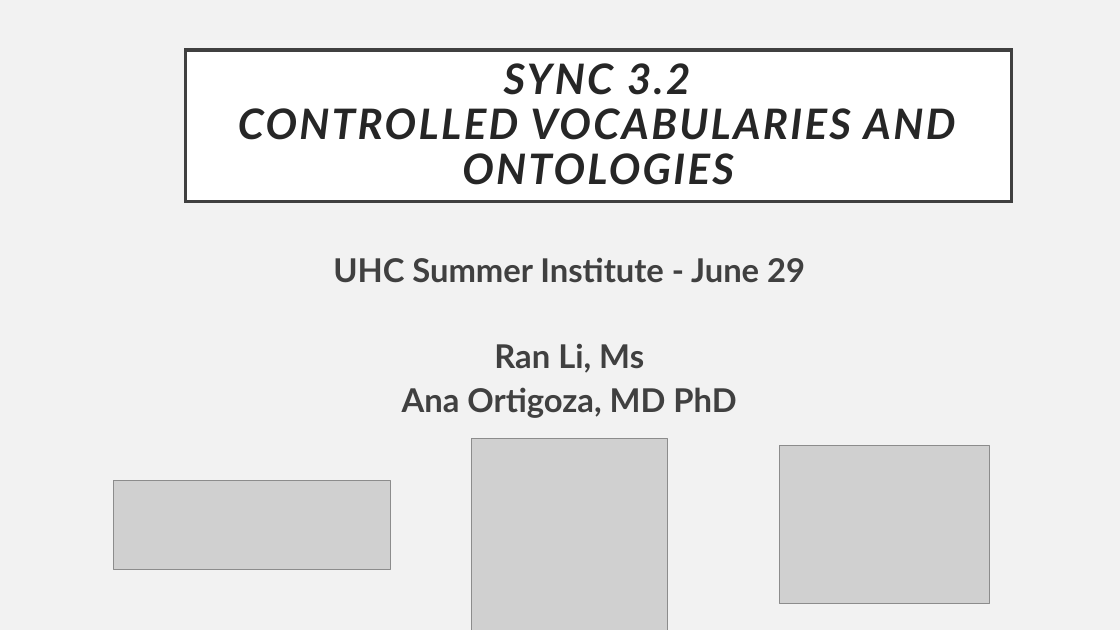
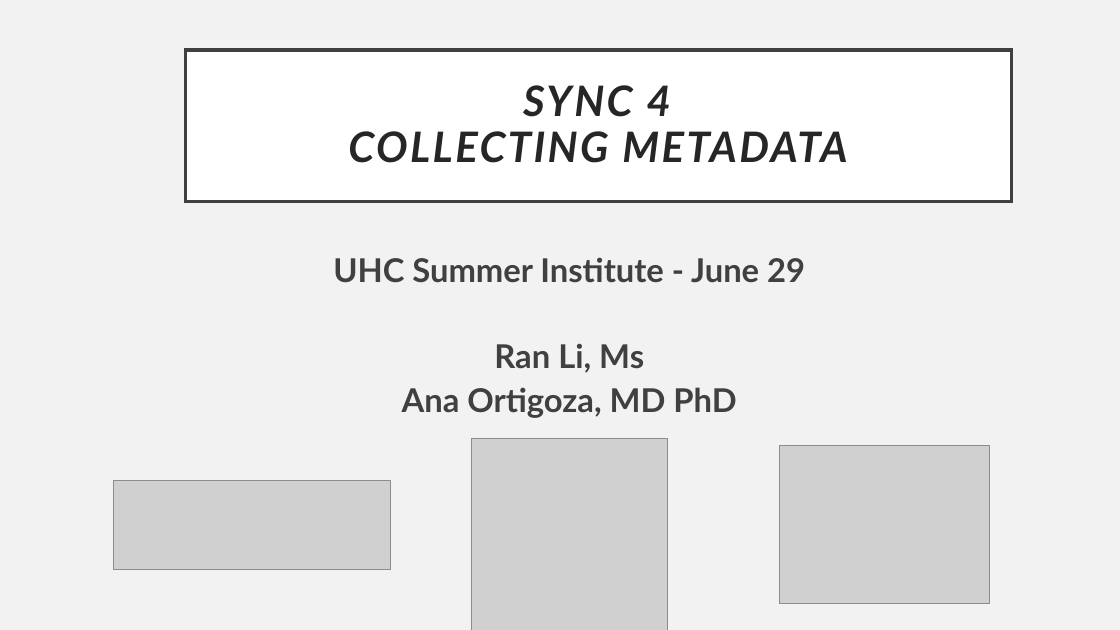
Before and after one commit to Drexel-UHC/si-2023-fair, a slide deck: slide 1 of content/day 4/Day 4 - Practical.pptx. Drawn at 1120x630 pixels with LibreOffice and Linux fonts; fonts in the diff are those of the drawing; grey boxes stand for pictures. Boxes give left, top, right and bottom in pixels: in the first picture for what was removed or moved away, otherwise in the second. Text is boxed around its words. In the diff, an @@ line names an element or a change of style, - is before the commit and + after.

```diff
--- a/content/day 4/Day 4 - Practical.pptx
+++ b/content/day 4/Day 4 - Practical.pptx
@@ title at (348, 85, 847, 163): text changed @@
-SYNC 3.2
-CONTROLLED VOCABULARIES AND ONTOLOGIES
+SYNC 4
+COLLECTING METADATA
```
Also in this commit, not shown: 3 other slides changed, 11 slides added, 8 slides removed, 3 other files.
